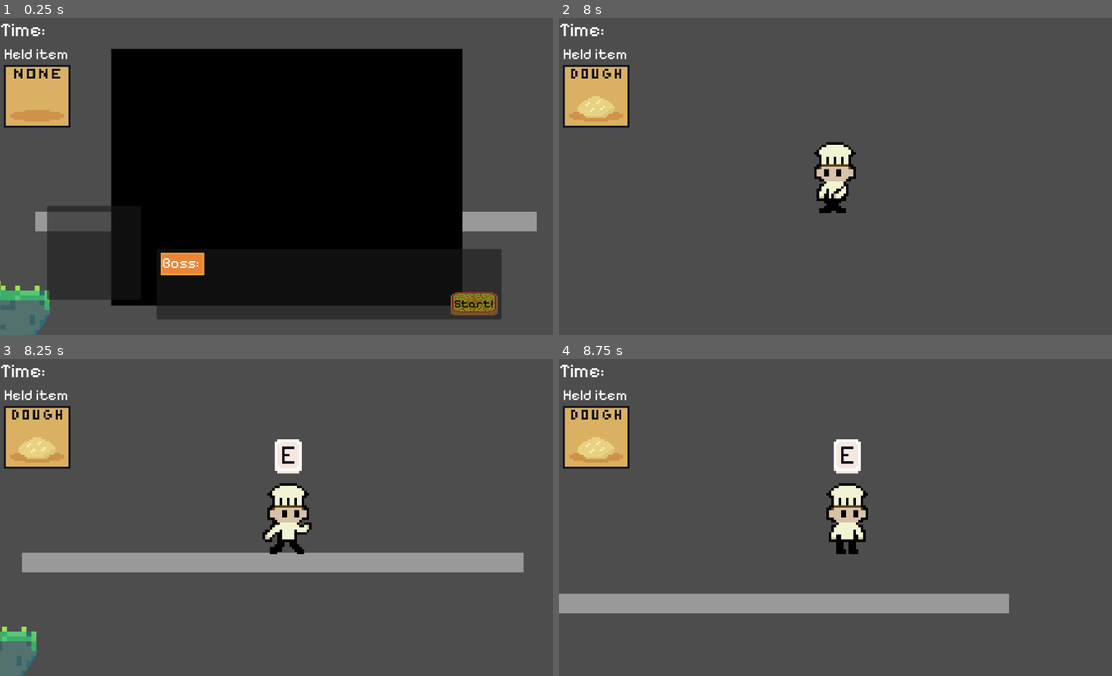
Above: before the commit, frames 1-4 (two rows, left to right).
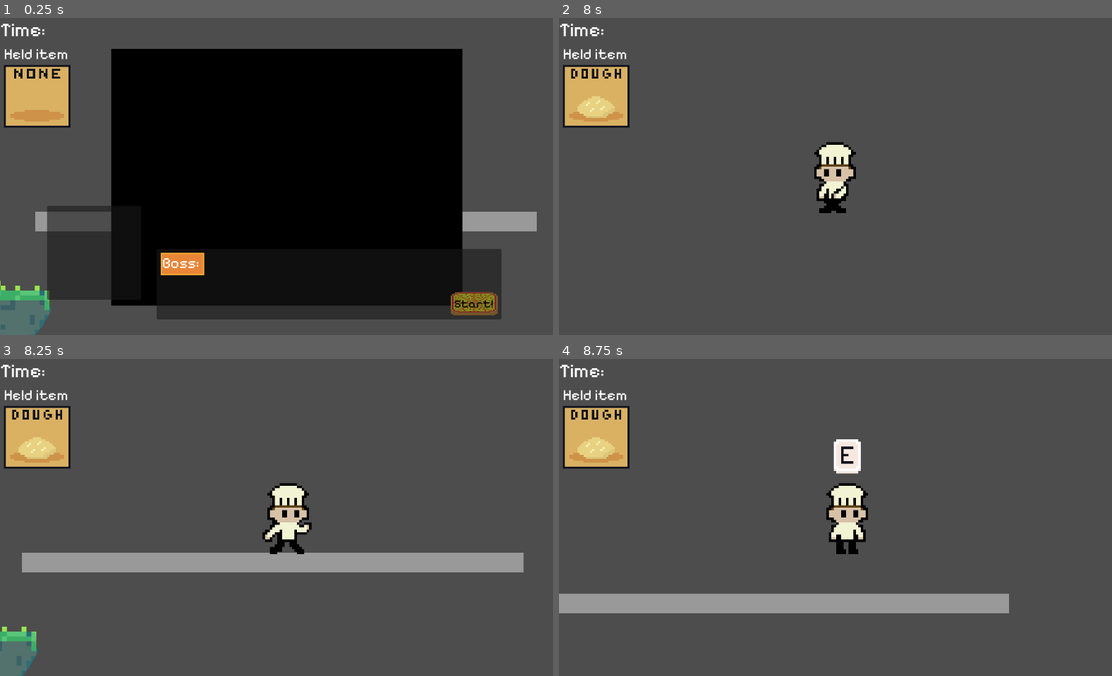
Above: after the commit, the same moments.

Repository: ZombiedestroyerE/umbcgamejam24
Game: Godot game, scene res://game_area.tscn
Same seed, same stepped clock (60 frames per second), same inputs: the game is played once before the commit and once after it.
Inputs:
- Up to frame 1 (0.25 s): no input
- Up to frame 2 (8 s): click "Start!" at 0.5 s; tap Enter (ui_accept) at 1.25, 1.52, 2.27, 3.77, 4.52, 5.27, 5.75, 6.5, 6.77, 7.52 s; hold E (e) 1.28-2.03 s; hold Right (ui_right) 1.28-2.78 s; tap E (e) every 1.5 s from 2.1 to 6.6 s; hold Left (ui_left) 2.78-3.53 s; hold E (e) 2.78-3.53 s; hold Right (ui_right) 3.53-5.03 s; hold E (e) 4.28-5.03 s; hold Left (ui_left) 5.03-5.78 s; hold Right (ui_right) 5.78-6.53 s; hold E (e) 5.78-6.53 s; hold Left (ui_left) from 6.53 s (still down); hold E (e) from 7.28 s (still down)
- Up to frame 3 (8.25 s): release Left (ui_left) at 8.03 s; release E (e) at 8.03 s; hold Right (ui_right) from 8.03 s (still down); tap E (e) at 8.1 s
- Up to frame 4 (8.75 s): keep holding Right (ui_right); tap Enter (ui_accept) at 8.27 s

Frames 1-2 are identical in both runs. In frame 3, 0.5% of the frame differs, in the area x 49-55%, y 25-37%; in frame 4, nothing differs.

Commit message:
spikes!!!

Diff:
--- a/Platform Cooking/game_area.gd
+++ b/Platform Cooking/game_area.gd
@@ -151,4 +151,9 @@
 func _on_killzone_body_entered(body):
 	if body.name == "Gus":
 		gus.global_position = Vector2(550,0)
-		eGus.visible = true
+
+
+
+func _on_killzone_spike_body_entered(body):
+	if body.name == "Gus":
+		gus.global_position = Vector2(550,0)
--- a/Platform Cooking/game_area.tscn
+++ b/Platform Cooking/game_area.tscn
@@ -12,6 +12,7 @@
 [ext_resource type="Texture2D" uid="uid://djdqns5nn8rtr" path="res://Art/Pizza_Gus/Pizza Gus Neutral.png" id="8_o7skl"]
 [ext_resource type="Texture2D" uid="uid://8b28eakwk11r" path="res://Art/Pizza_Gus/Pizza Gus Left Run.png" id="9_6vp13"]
 [ext_resource type="Texture2D" uid="uid://7c2n5rset5s4" path="res://Art/UI/Sprite-ePress.png" id="10_jndg0"]
+[ext_resource type="Texture2D" uid="uid://permciojhq83" path="res://Art/Enemys/Spike.png" id="13_byhpv"]
 
 [sub_resource type="Animation" id="Animation_dkfqj"]
 length = 0.001
@@ -328,6 +329,24 @@
 [sub_resource type="RectangleShape2D" id="RectangleShape2D_4aarg"]
 size = Vector2(254464, 20424)
 
+[sub_resource type="AtlasTexture" id="AtlasTexture_psshh"]
+atlas = ExtResource("13_byhpv")
+region = Rect2(0, 0, 32, 32)
+
+[sub_resource type="SpriteFrames" id="SpriteFrames_tx3vu"]
+animations = [{
+"frames": [{
+"duration": 1.0,
+"texture": SubResource("AtlasTexture_psshh")
+}],
+"loop": true,
+"name": &"default",
+"speed": 5.0
+}]
+
+[sub_resource type="RectangleShape2D" id="RectangleShape2D_e2vep"]
+size = Vector2(19.7391, 14.1481)
+
 [node name="gameArea" type="Node2D"]
 script = ExtResource("1_byvhs")
 metadata/_edit_vertical_guides_ = [0.0, 1152.0]
@@ -500,6 +519,18 @@
 [node name="CollisionShape2D" type="CollisionShape2D" parent="killzone"]
 position = Vector2(-27399, 17564)
 shape = SubResource("RectangleShape2D_4aarg")
+
+[node name="Spike" type="AnimatedSprite2D" parent="."]
+position = Vector2(-165, 530)
+scale = Vector2(4.3125, 3.375)
+sprite_frames = SubResource("SpriteFrames_tx3vu")
+
+[node name="killzone_spike" type="Area2D" parent="Spike"]
+
+[node name="CollisionShape2D" type="CollisionShape2D" parent="Spike/killzone_spike"]
+position = Vector2(1.26087, 8.85185)
+scale = Vector2(1, 1)
+shape = SubResource("RectangleShape2D_e2vep")
 
 [connection signal="pressed" from="UI/startWork" to="." method="_on_start_work_pressed"]
 [connection signal="body_entered" from="kitchenArea/oven" to="." method="_on_oven_body_entered"]
@@ -511,3 +542,4 @@
 [connection signal="body_entered" from="ingrediantsStations/doughStation" to="." method="_on_dough_station_body_entered"]
 [connection signal="body_exited" from="ingrediantsStations/doughStation" to="." method="_on_dough_station_body_exited"]
 [connection signal="body_entered" from="killzone" to="." method="_on_killzone_body_entered"]
+[connection signal="body_entered" from="Spike/killzone_spike" to="." method="_on_killzone_spike_body_entered"]
--- a/Platform Cooking/sludge_bob.tscn
+++ /dev/null
@@ -1,33 +0,0 @@
-[gd_scene load_steps=5 format=3 uid="uid://ci4pw81gqlwfv"]
-
-[ext_resource type="Texture2D" uid="uid://bvkx5ushyuqf0" path="res://Art/Enemys/Sprite-sludgeBob.png" id="1_c4ugm"]
-
-[sub_resource type="AtlasTexture" id="AtlasTexture_tb8vq"]
-atlas = ExtResource("1_c4ugm")
-region = Rect2(0, 0, 32, 32)
-
-[sub_resource type="AtlasTexture" id="AtlasTexture_fpltw"]
-atlas = ExtResource("1_c4ugm")
-region = Rect2(32, 0, 32, 32)
-
-[sub_resource type="SpriteFrames" id="SpriteFrames_kdllb"]
-animations = [{
-"frames": [{
-"duration": 1.0,
-"texture": SubResource("AtlasTexture_tb8vq")
-}, {
-"duration": 1.0,
-"texture": SubResource("AtlasTexture_fpltw")
-}],
-"loop": true,
-"name": &"move",
-"speed": 5.0
-}]
-
-[node name="sludge_bob" type="Node2D"]
-
-[node name="AnimatedSprite2D" type="AnimatedSprite2D" parent="."]
-position = Vector2(117, 52)
-sprite_frames = SubResource("SpriteFrames_kdllb")
-animation = &"move"
-frame_progress = 0.527239
Not shown, added: Platform Cooking/Art/Enemys/Spike.png.import
Not shown: 1 places in Platform Cooking/dough_section.tscn that only renumber resources
Not shown: 1 places in Platform Cooking/game_area.tscn that only renumber resources
